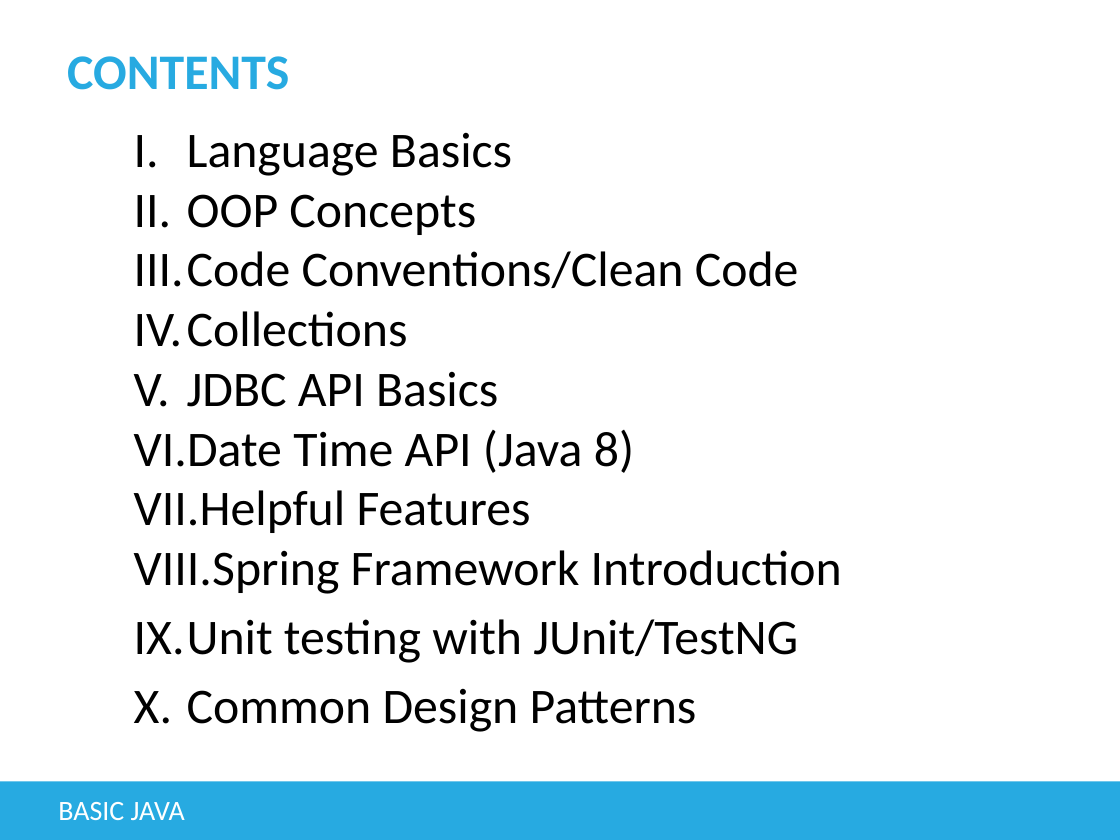
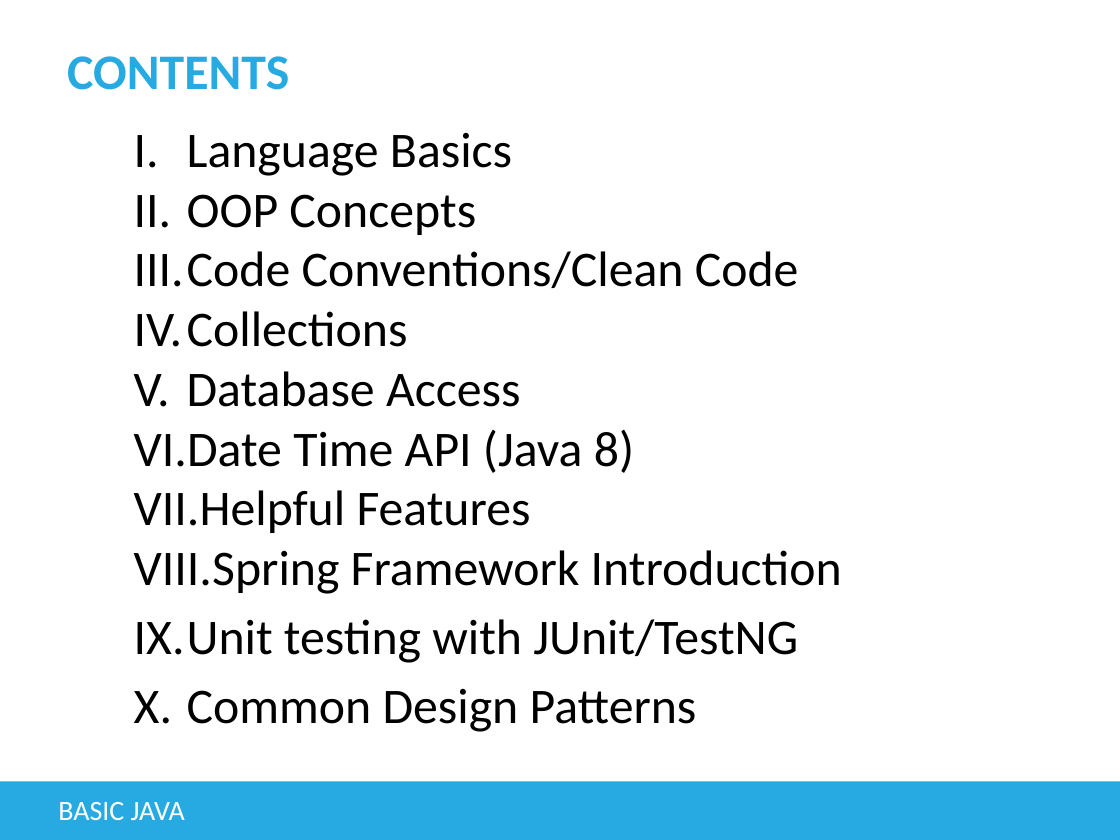
Before and after one commit to tienphat14/java-exercise, a slide deck: slide 3 of src/main/resources/Basic Java.pptx. Drawn at 1120x840 pixels with LibreOffice and Linux fonts; fonts in the diff are those of the drawing; background and template pictures are left out. Boxes give left, top, right and bottom in pixels: in the first picture for what was removed or moved away, otherwise in the second. Text is boxed around its words. In the diff, an @@ line names an element or a change of style, - is before the commit and + after.

Commit message:
databaseaccess - example

```diff
--- a/src/main/resources/Basic Java.pptx
+++ b/src/main/resources/Basic Java.pptx
@@ text at [187, 371, 521, 407]: text changed @@
-V. JDBC API Basics
+V. Database Access
```
Also in this commit, not shown: 10 slides added, 17 other files.
